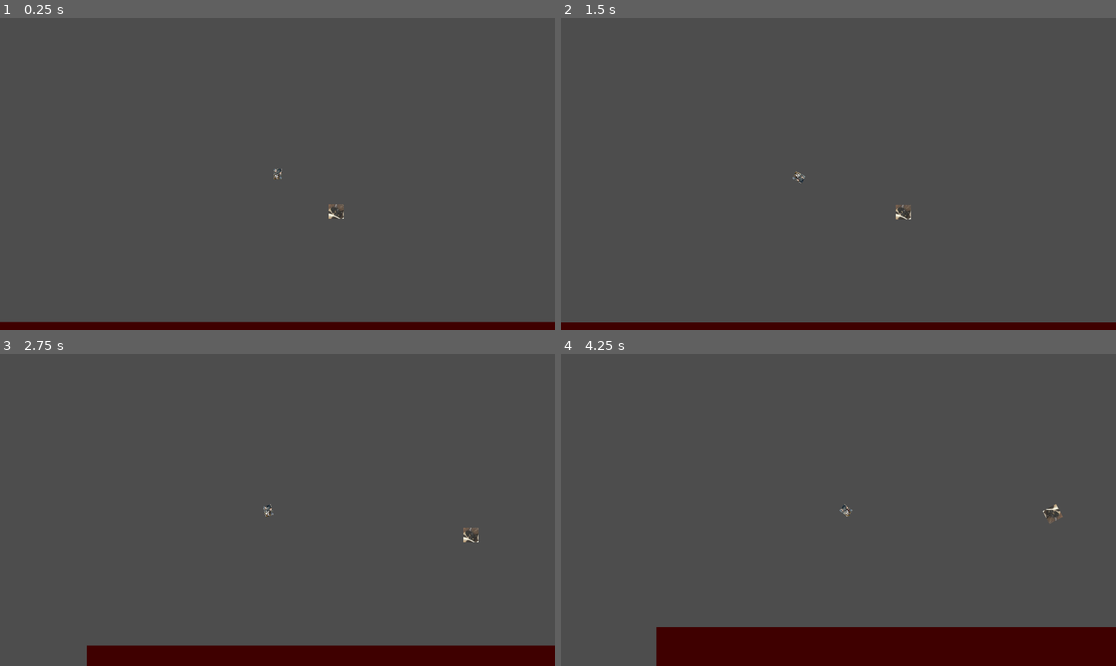
Above: before the commit, frames 1-4 (two rows, left to right).
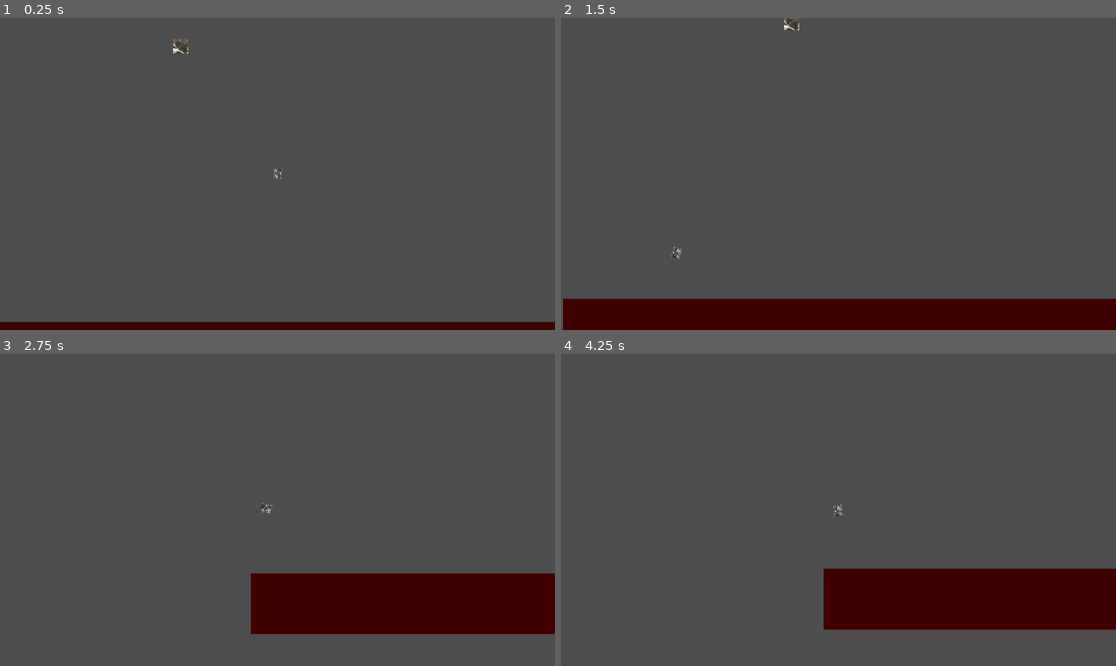
Above: after the commit, the same moments.

Repository: travisbstop/HammerGamePrototype
Game: Godot game, scene res://game.tscn
Two runs of this game, one before a commit and one after it. Both use one fixed random seed, a clock stepped at 60 frames per second and the inputs below.
Inputs (mouse positions are in pixels of both pictures, inside the frame that each line leads up to):
- Up to frame 1 (0.25 s): no input
- Up to frame 2 (1.5 s): tap Enter at 0.5 s; move the mouse to (960, 158) at 0.52 s; press the mouse at (960, 158) at 0.53 s; tap Space at 1.25 s; move the mouse to (727, 189) at 1.27 s; release the mouse at (727, 189) at 1.28 s; right-click (727, 189) at 1.35 s
- Up to frame 3 (2.75 s): move the mouse to (333, 441) at 2.02 s; press the mouse at (333, 441) at 2.03 s
- Up to frame 4 (4.25 s): move the mouse to (810, 572) at 2.77 s; release the mouse at (810, 572) at 2.78 s; right-click (810, 572) at 2.85 s; move the mouse to (1005, 556) at 3.52 s; press the mouse at (1005, 556) at 3.53 s

The runs differ from the first frame. In frame 1, 0.1% of the frame differs, in the area x 31-62%, y 6-65%; in frame 2, 7.8%; in frame 3, 16%; in frame 4, 20%, in the area x 17-100%, y 48-100%.
Error in both runs: Invalid access to property or key 'position' on a base object of type 'null instance'. (res://simple_enemy/simple_enemy_states/chasing.gd:12)

Commit message:
added logic for managing what wave the player is on. i.e. when all enemies die, try to load the next wave if it exists. Also add logic to remove enemies that have a sufficient impulse from the hammer

Diff:
--- a/game.gd
+++ b/game.gd
@@ -1 +1,32 @@
-extends Node
+extends Node2D
+
+
+var current_wave = 1
+var wave_scene_instance: Node2D
+
+func _ready() -> void:
+	load_wave(current_wave, wave_scene_instance)
+	connect_enemy_died_signal()
+
+func _on_enemy_died() -> void:
+	var enemies = get_tree().get_nodes_in_group("enemies")
+	var remaining_enemies = enemies.size() - 1
+	if remaining_enemies == 0:
+		current_wave += 1
+		load_wave(current_wave, wave_scene_instance)
+		connect_enemy_died_signal()
+
+
+
+func connect_enemy_died_signal() -> void:
+	var enemies = get_tree().get_nodes_in_group("enemies")
+	for enemy in enemies:
+		enemy.enemy_died.connect(_on_enemy_died)
+
+func load_wave(wave: int, wave_instance: Node2D):
+	if wave_instance:
+		wave_instance.queue_free()
+	var wave_scene = load("res://waves/wave_%d.tscn" %wave)
+	if wave_scene:
+		wave_instance = wave_scene.instantiate()
+		add_child(wave_instance)
--- a/game.tscn
+++ b/game.tscn
@@ -1,9 +1,8 @@
-[gd_scene load_steps=10 format=3 uid="uid://5rpomhcwusmx"]
+[gd_scene load_steps=9 format=3 uid="uid://5rpomhcwusmx"]
 
 [ext_resource type="Script" uid="uid://d1y12i00ww5d6" path="res://game.gd" id="1_jitfg"]
 [ext_resource type="PackedScene" uid="uid://bbuc6y50sc3g4" path="res://ground.tscn" id="3_ugxh8"]
 [ext_resource type="PackedScene" uid="uid://dc2gvp4qew83j" path="res://player/player.tscn" id="4_yy66r"]
-[ext_resource type="PackedScene" uid="uid://bciwoladkajew" path="res://simple_enemy/simple_enemy.tscn" id="5_0oxfx"]
 [ext_resource type="PackedScene" uid="uid://ddfi4k5ltfjpy" path="res://hammer/hammer.tscn" id="5_0vqd2"]
 
 [sub_resource type="CircleShape2D" id="CircleShape2D_g3k4y"]
@@ -27,6 +26,8 @@
 [node name="Hammer" parent="." node_paths=PackedStringArray("cursor_animatable_body_2d", "cursor_pinjoint_2d") instance=ExtResource("5_0vqd2")]
 position = Vector2(786, 265)
 gravity_scale = 0.0
+continuous_cd = 1
+max_contacts_reported = 99
 cursor_animatable_body_2d = NodePath("../CursorAnimatableBody2D")
 cursor_pinjoint_2d = NodePath("../CursorAnimatableBody2D/CursorPinjoint2D")
 
@@ -62,6 +63,3 @@
 
 [node name="CollisionShape2D" type="CollisionShape2D" parent="RightWorldBoundary"]
 shape = SubResource("WorldBoundaryShape2D_u38kk")
-
-[node name="SimpleEnemy" parent="." instance=ExtResource("5_0oxfx")]
-position = Vector2(723, 528)
--- a/hammer/hammer.gd
+++ b/hammer/hammer.gd
@@ -4,11 +4,15 @@
 @onready
 var state_machine = $TelekeneticObjectStateMachine
 
+# animated body that follows the cursor while in the grabbing state and connects to the hammer for grabbing
 @export
 var cursor_animatable_body_2d: AnimatableBody2D
 
+# pinjoint node used for grabbing the hammer
 @export
 var cursor_pinjoint_2d: PinJoint2D
+
+
 
 func _ready() -> void:
 	state_machine.init(self, cursor_animatable_body_2d, cursor_pinjoint_2d, get_global_mouse_position)
--- a/project.godot
+++ b/project.godot
@@ -32,3 +32,8 @@
 "events": [Object(InputEventMouseButton,"resource_local_to_scene":false,"resource_name":"","device":-1,"window_id":0,"a …(253 unchanged characters)…
 ]
 }
+
+[physics]
+
+common/physics_ticks_per_second=240
+common/max_physics_steps_per_frame=32
--- a/simple_enemy/simple_enemy.gd
+++ b/simple_enemy/simple_enemy.gd
@@ -10,8 +10,11 @@
 @export
 var max_speed: int = 1500
 
+signal enemy_died
+
 func _ready() -> void:
 	state_machine.init(self, force_towards_player, max_speed)
+	add_to_group("enemies")
 
 func _unhandled_input(event: InputEvent) -> void:
 	state_machine.process_input(event)
@@ -21,3 +24,20 @@
 
 func _process(delta: float) -> void:
 	state_machine.process_frame(delta)
+
+func _integrate_forces(state: PhysicsDirectBodyState2D) -> void:
+	var contact_count = state.get_contact_count()
+	var total_impulse := Vector2.ZERO
+
+	# TODO: switch impulse with contact velocity if possible since impulse is often erroneously 0
+	for i in range(contact_count):
+		if "Hammer" in state.get_contact_collider_object(i).to_string():
+			var impulse := state.get_contact_impulse(i).abs()
+			print("Impulse %d length: %f" %[i, impulse.length()])
+			total_impulse += impulse
+
+	var impulse_length := total_impulse.length()
+
+	if impulse_length > 1000:
+		queue_free()
+		enemy_died.emit()
--- a/simple_enemy/simple_enemy.tscn
+++ b/simple_enemy/simple_enemy.tscn
@@ -8,8 +8,10 @@
 [sub_resource type="RectangleShape2D" id="RectangleShape2D_prm5s"]
 size = Vector2(70.5, 67.5)
 
-[node name="SimpleEnemy" type="RigidBody2D"]
+[node name="SimpleEnemy" type="RigidBody2D" groups=["enemies"]]
 gravity_scale = 0.0
+contact_monitor = true
+max_contacts_reported = 50
 script = ExtResource("1_6xfip")
 
 [node name="Sprite2D" type="Sprite2D" parent="."]
--- /dev/null
+++ b/waves/wave_1.tscn
@@ -0,0 +1,8 @@
+[gd_scene load_steps=2 format=3 uid="uid://c1ocw1u3od6vj"]
+
+[ext_resource type="PackedScene" uid="uid://bciwoladkajew" path="res://simple_enemy/simple_enemy.tscn" id="1_55but"]
+
+[node name="Wave1" type="Node2D"]
+
+[node name="SimpleEnemy" parent="." instance=ExtResource("1_55but")]
+position = Vector2(5, -235)
--- /dev/null
+++ b/waves/wave_2.tscn
@@ -0,0 +1,14 @@
+[gd_scene load_steps=2 format=3 uid="uid://88jqsbf4584a"]
+
+[ext_resource type="PackedScene" uid="uid://bciwoladkajew" path="res://simple_enemy/simple_enemy.tscn" id="1_wfmxr"]
+
+[node name="Wave2" type="Node2D"]
+
+[node name="SimpleEnemy" parent="." instance=ExtResource("1_wfmxr")]
+position = Vector2(-520, -435)
+
+[node name="SimpleEnemy2" parent="." instance=ExtResource("1_wfmxr")]
+position = Vector2(554, 372)
+
+[node name="SimpleEnemy3" parent="." instance=ExtResource("1_wfmxr")]
+position = Vector2(-432, 276)
